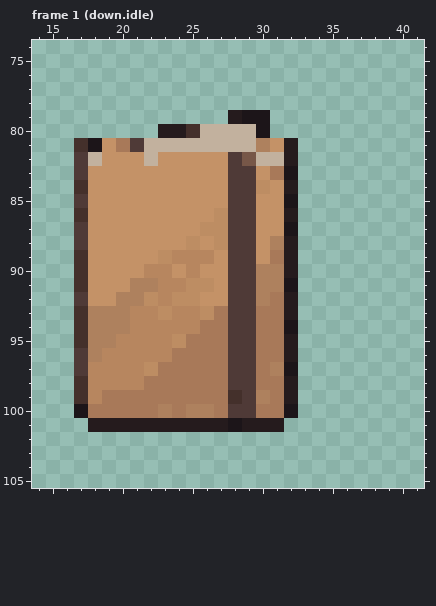
Pixel-art file: assets/source/characters/player-r01/editable/held.map-folder.aseprite. That is the earlier state.
96x144 pixels, 4 frames. Colours within 5 levels of each other are drawn and written as one. Shown: frame 1 (down.idle): x 14..41, y 74..105. The commit also changed other frames, which this record leaves out.
The same view after the edit:
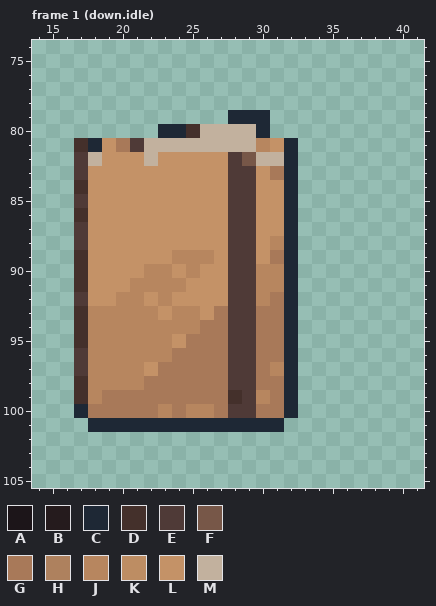
Palette (. is transparent): A #1c1519  B #251b1d  C #1e2835  D #44302b  E #4f3a37  F #775748  G #a87959  H #ae815e  J #b7865f  K #bd8d63  L #c49267  M #c2b19e
Difference:
Changed rows in their new state; - is an unchanged pixel.
Frame 1 (down.idle):
first column x 17:
 79 -----------CCC--
 80 ------CC-----C--
 81 -C-----------J-C
 82 ---------------C
 83 ---------------C
 84 -------------L-C
 85 ---------------C
 86 ----------L----C
 87 ---------LL----C
 88 --------L-L---JC
 89 ------L--------C
 90 -------------JJC
 91 ----JJ--LL---JJC
 92 ---JJL-LL----J-C
 93 -JJJ--L--L-----C
 94 -JJJ-----------C
 95 -JJ----L-------C
 96 -J-------------C
 97 -----L--------JC
 98 ---------------C
 99 -------------J-C
100 C-----J-JJ-----C
101 -CCCCCCCCCCCCCC-
Changed places in both pictures, as pixel boxes (x1, y1, x2, y2):
changed: (74, 110, 298, 432)
